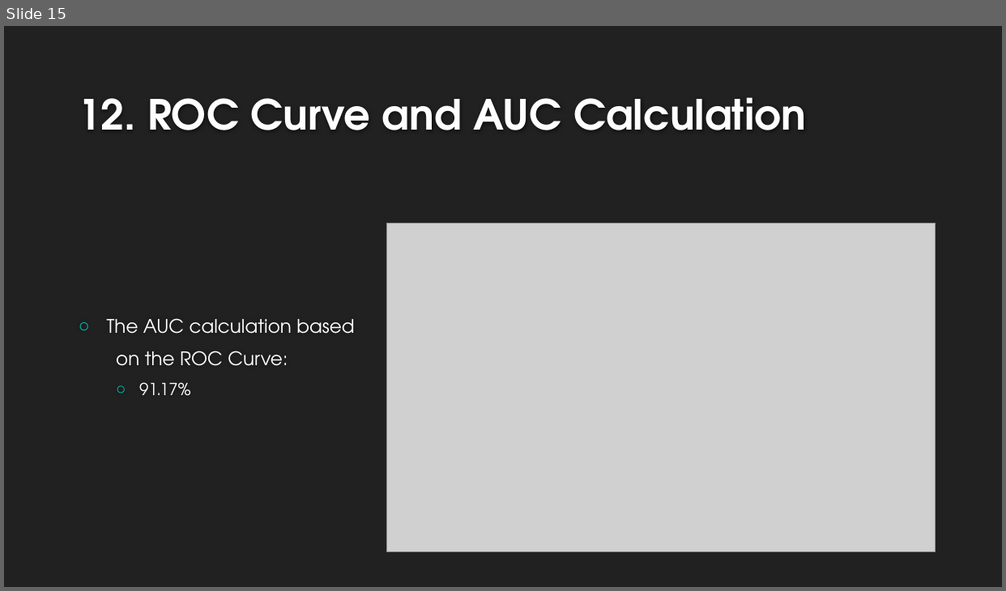
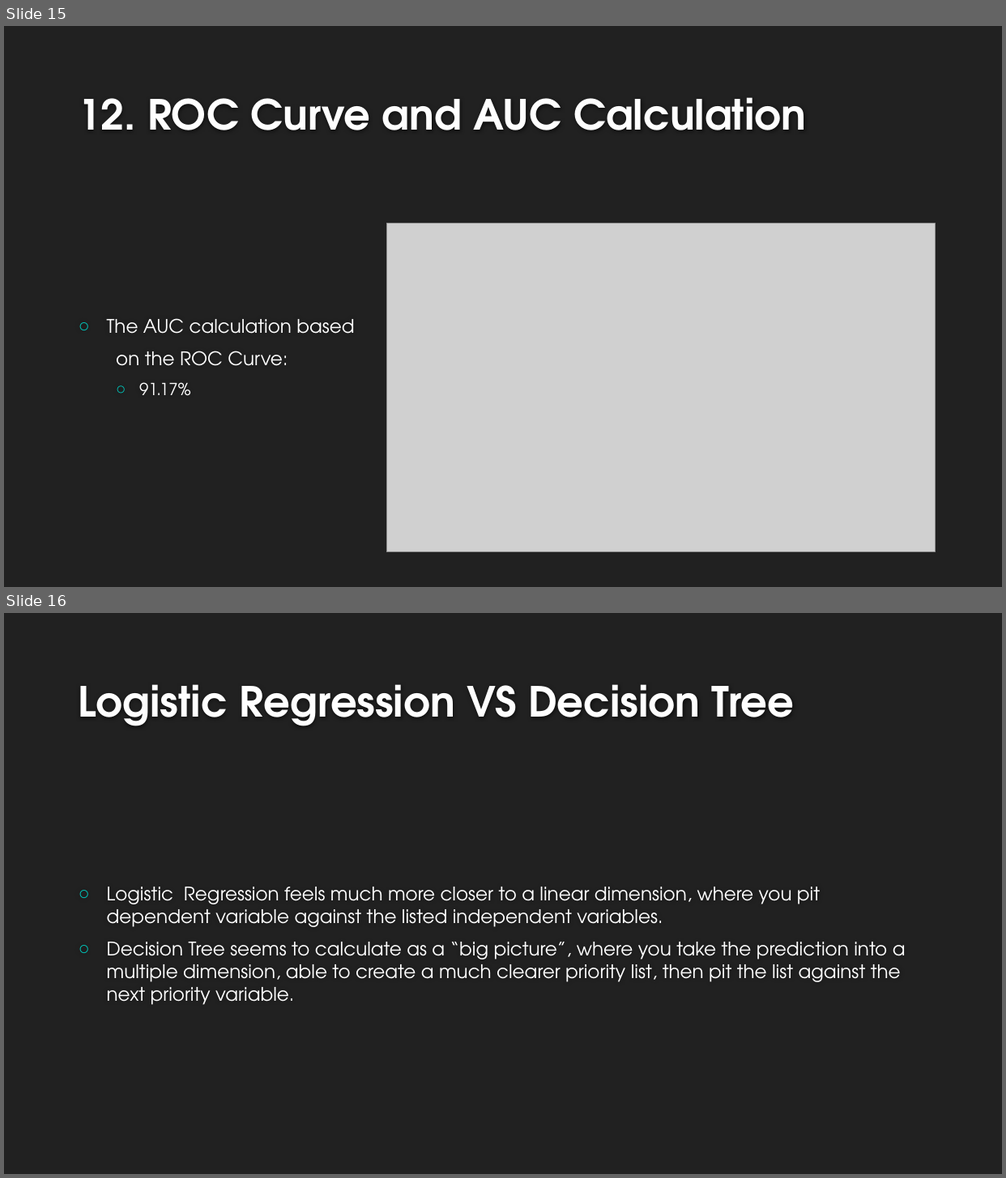
Before and after one commit to fcheon/Capstone-Final, a slide deck: Mortgage Loan Application Data Exploratory Analysis.pptx. Shown one above the other, each under a label of ours: slide 15 before the commit, slides 15 and 16 after it. The pictures are 1006x591 and 1006x1178 pixels, drawn with LibreOffice and Linux fonts; fonts in the diff are those of the drawing; grey boxes stand for pictures; background and template pictures are left out. Boxes give left, top, right and bottom in pixels: in the first picture for what was removed or moved away, otherwise in the second. Text is boxed around its words. In the diff, an @@ line names an element or a change of style, - is before the commit and + after.

```diff
--- a/Mortgage Loan Application Data Exploratory Analysis.pptx
+++ b/Mortgage Loan Application Data Exploratory Analysis.pptx
@@ slide 16 added at box(4, 613, 1002, 1174), background #212121 @@
@@ title added at box(78, 684, 795, 726), 40 pt, text #FEFEFE, bold @@
+Logistic Regression VS Decision Tree
@@ text added at box(107, 887, 906, 1005), 18 pt, text #FFFFFF @@
+○ Logistic Regression feels much more closer to a linear dimension, where you pit dependent variable against the listed independent variables.
+○ Decision Tree seems to calculate as a “big picture”, where you take the prediction into a multiple dimension, able to create a much clearer priority list, then pit the list against the next priority variable.
```
